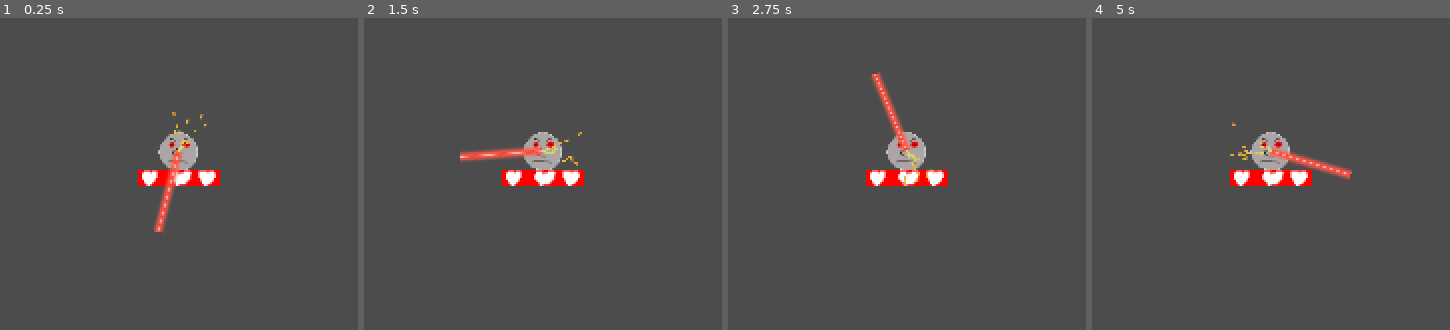
Above: before the commit, frames 1-4 (left to right).
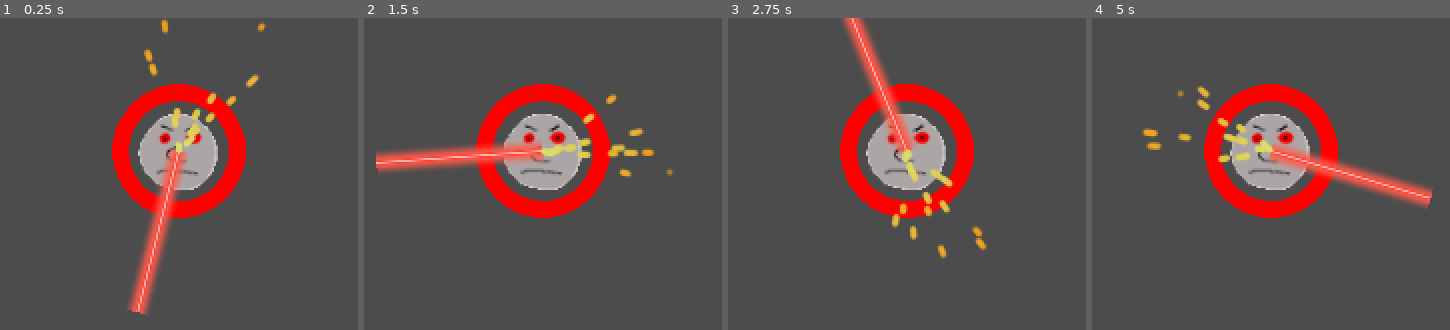
Above: after the commit, the same moments.

Repository: Junber/LD-47
Game: Godot game, scene res://Scenes/Cyborg.tscn
Two runs of this game, one before a commit and one after it. Both use one fixed random seed, a clock stepped at 60 frames per second and the inputs below. This scene is started directly instead of the project's main scene.
Inputs:
- Up to frame 1 (0.25 s): no input
- Up to frame 2 (1.5 s): hold D (move_right) 0.53-1.28 s; tap Space (boost) at 0.6, 1.35 s; hold S (move_down) from 1.28 s (still down)
- Up to frame 3 (2.75 s): release S (move_down) at 2.03 s; hold D (move_right) from 2.03 s (still down); tap Space (boost) at 2.1 s
- Up to frame 4 (5 s): release D (move_right) at 2.78 s; hold W (move_up) 2.78-3.53 s; tap Space (boost) at 2.85, 3.6, 4.35 s; hold A (move_left) from 3.53 s (still down)

The runs differ from the first frame. In frame 1, 13% of the frame differs, in the area x 31-75%, y 0-96%; in frame 2, 13%, in the area x 3-87%, y 21-65%; in frame 3, 12%; in frame 4, 13%.
Error before the commit: Attempt to call function 'collideWithLaser' in base 'null instance' on a null instance. (res://Scripts/Laser.gd:18)
Error after the commit: Invalid get index 'position' (on base: 'null instance'). (res://Cyborg.gd:6)

Commit message:
Change cyborg behaviour, change health bar,  make stuff bigger

Diff:
--- /dev/null
+++ b/Cyborg.gd
@@ -0,0 +1,18 @@
+extends "res://Scripts/Enemy.gd"
+
+var target
+
+func _ready():
+	target = $"../Player".position
+
+func collideWithLaser(_damage):
+	pass
+
+func getDirection():
+	if !dead:
+		if (target - position).length() > 100:
+			return (target - position).normalized()
+		else:
+			return -velocity.normalized()
+	else:
+		return Vector2(0,0)
--- a/Scenes/Cyborg.tscn
+++ b/Scenes/Cyborg.tscn
@@ -6,6 +6,7 @@
 [ext_resource path="res://Resources/Graphics/LaserSparks.png" type="Texture" id=4]
 [ext_resource path="res://Scripts/Laser.gd" type="Script" id=5]
 [ext_resource path="res://Resources/Graphics/LaserNew.png" type="Texture" id=6]
+[ext_resource path="res://Cyborg.gd" type="Script" id=7]
 
 [sub_resource type="Curve" id=1]
 min_value = -360.0
@@ -32,18 +33,19 @@
 angular_velocity_curve = SubResource( 2 )
 orbit_velocity = 0.0
 orbit_velocity_random = 0.0
-scale = 0.45
+scale = 0.65
 scale_random = 0.13
 color_ramp = SubResource( 4 )
 
 [node name="Cyborg" instance=ExtResource( 1 )]
 position = Vector2( 348.998, 159.75 )
+script = ExtResource( 7 )
 
-[node name="DeadSprite" parent="." index="1"]
+[node name="DeadSprite" parent="." index="0"]
 visible = true
 texture = ExtResource( 3 )
 
-[node name="AliveSprite" parent="." index="2"]
+[node name="AliveSprite" parent="." index="1"]
 position = Vector2( -0.353546, 0 )
 texture = ExtResource( 2 )
 
@@ -52,18 +54,19 @@
 cast_to = Vector2( 0, 10000 )
 collision_mask = 7
 script = ExtResource( 5 )
+damage = -600
 
 [node name="LaserBeam" type="Line2D" parent="Laser" index="0"]
-points = PoolVector2Array( 0, 0, 0, 29.6015, 0, 45.0703, 0, 75.5, 0, 100 )
+points = PoolVector2Array( 0, 0, 0, 100 )
 width = 20.0
 default_color = Color( 1, 1, 1, 1 )
 texture = ExtResource( 6 )
-texture_mode = 2
+texture_mode = 1
 
 [node name="Sparks" type="Particles2D" parent="Laser" index="1"]
 scale = Vector2( 1.02952, 1.02117 )
 amount = 100
-lifetime = 0.13
+lifetime = 0.2
 randomness = 0.13
 process_material = SubResource( 5 )
 texture = ExtResource( 4 )
--- a/Scenes/Enemy.tscn
+++ b/Scenes/Enemy.tscn
@@ -4,4 +4,5 @@
 [ext_resource path="res://Scenes/IceScater.tscn" type="PackedScene" id=2]
 
 [node name="Enemy" instance=ExtResource( 2 )]
+scale = Vector2( 2, 2 )
 script = ExtResource( 1 )
--- a/Scenes/EnemyIndicator.tscn
+++ b/Scenes/EnemyIndicator.tscn
@@ -1,6 +1,7 @@
 [gd_scene load_steps=2 format=2]
 
-[ext_resource path="res://Scenes/EnemyIndicator.gd" type="Script" id=1]
+[ext_resource path="res://Scripts/EnemyIndicator.gd" type="Script" id=1]
+
 
 [node name="EnemyIndicator" type="Node2D"]
 visible = false
--- a/Scenes/IceScater.tscn
+++ b/Scenes/IceScater.tscn
@@ -47,13 +47,13 @@
 shape = SubResource( 1 )
 
 [node name="HealthBar" type="TextureProgress" parent="."]
-margin_left = -50.2425
-margin_top = 21.6965
-margin_right = -0.242523
-margin_bottom = 31.6965
-rect_scale = Vector2( 2, 2 )
+margin_left = -40.0
+margin_top = -40.0
+margin_right = 40.0
+margin_bottom = 40.0
 value = 100.0
 texture_progress = ExtResource( 2 )
+fill_mode = 4
 __meta__ = {
 "_edit_use_anchors_": false
 }
--- a/Scenes/Knight.tscn
+++ b/Scenes/Knight.tscn
@@ -8,12 +8,12 @@
 [node name="Knight" instance=ExtResource( 4 )]
 script = ExtResource( 1 )
 
+[node name="Polygon2D" type="Polygon2D" parent="." index="0"]
+color = Color( 0.286275, 0.286275, 0.286275, 1 )
+polygon = PoolVector2Array( 21.0351, -0.43898, 27.5831, -0.43898, 26.9879, -13.7335, 23.2178, -23.4563, -4.95862, -31.5917, -18.0547, -26.6311, -31.3492, -11.3524, -32.9366, -2.82008, -32.9366, -0.637405, -23.4121, -1.23268, -21.031, -13.9319, -16.8641, -19.6862, -10.5145, -22.4642, -3.17279, -23.0594, 4.96265, -22.6626, 9.72485, -21.472, 14.4871, -18.0988, 20.4398, -8.77283 )
+
 [node name="DeadSprite" parent="." index="1"]
 texture = ExtResource( 2 )
 
 [node name="AliveSprite" parent="." index="2"]
 texture = ExtResource( 3 )
-
-[node name="Polygon2D" type="Polygon2D" parent="." index="5"]
-color = Color( 0.286275, 0.286275, 0.286275, 1 )
-polygon = PoolVector2Array( 21.0351, -0.43898, 27.5831, -0.43898, 26.9879, -13.7335, 23.2178, -23.4563, -4.95862, -31.5917, -18.0547, -26.6311, -31.3492, -11.3524, -32.9366, -2.82008, -32.9366, -0.637405, -23.4121, -1.23268, -21.031, -13.9319, -16.8641, -19.6862, -10.5145, -22.4642, -3.17279, -23.0594, 4.96265, -22.6626, 9.72485, -21.472, 14.4871, -18.0988, 20.4398, -8.77283 )
--- a/Scenes/Player.tscn
+++ b/Scenes/Player.tscn
@@ -8,6 +8,7 @@
 [ext_resource path="res://Scripts/PlayerCamera.gd" type="Script" id=6]
 
 [node name="Player" instance=ExtResource( 3 )]
+scale = Vector2( 2, 2 )
 collision_layer = 1
 collision_mask = 4
 script = ExtResource( 4 )
--- a/Scripts/Enemy.gd
+++ b/Scripts/Enemy.gd
@@ -41,6 +41,7 @@
 		.kill()
 		checkDrop()
 		set_collision_mask_bit(0, false)
+		set_collision_layer_bit(1, false)
 		get_node("../HUD/ScoreLabel").increaseScore()
 		emit_signal("enemyDied")
 
--- a/Scripts/Player.gd
+++ b/Scripts/Player.gd
@@ -10,6 +10,9 @@
 		.kill()
 		$"../ArenaCamera".make_current()
 		emit_signal("playerDied")
+
+func collideWithIceScater(collider):
+	collider.collideWithIceScater(self)
 
 func collideWithHealingPotion(collider):
 	self.changeHealth(collider.healingAmount)
Binary file changed: Resources/Graphics/Health.png
Not shown: 1 places in Scenes/Cyborg.tscn that only renumber resources
Renamed: Scenes/EnemyIndicator.gd -> Scripts/EnemyIndicator.gd
